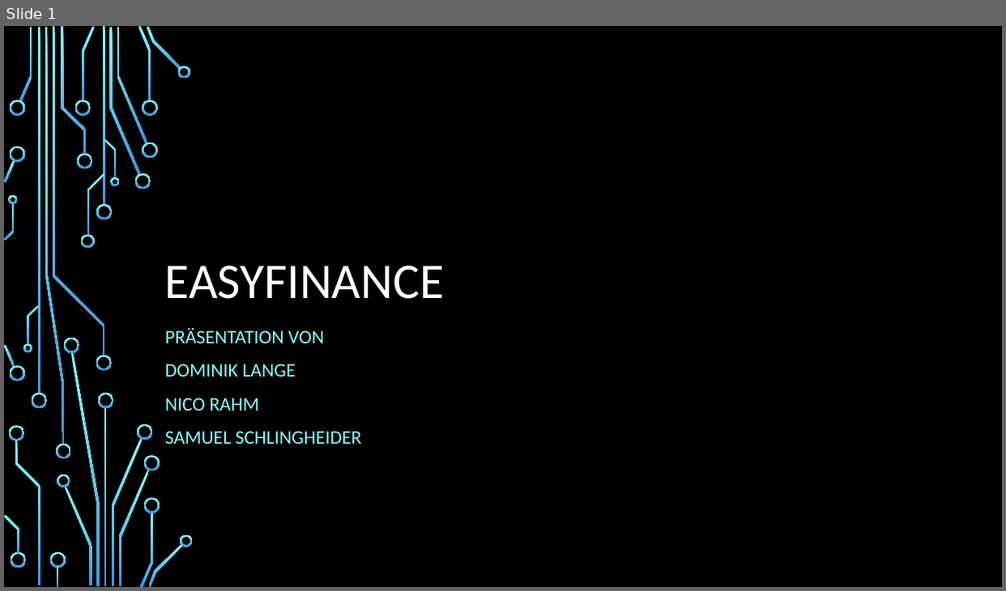
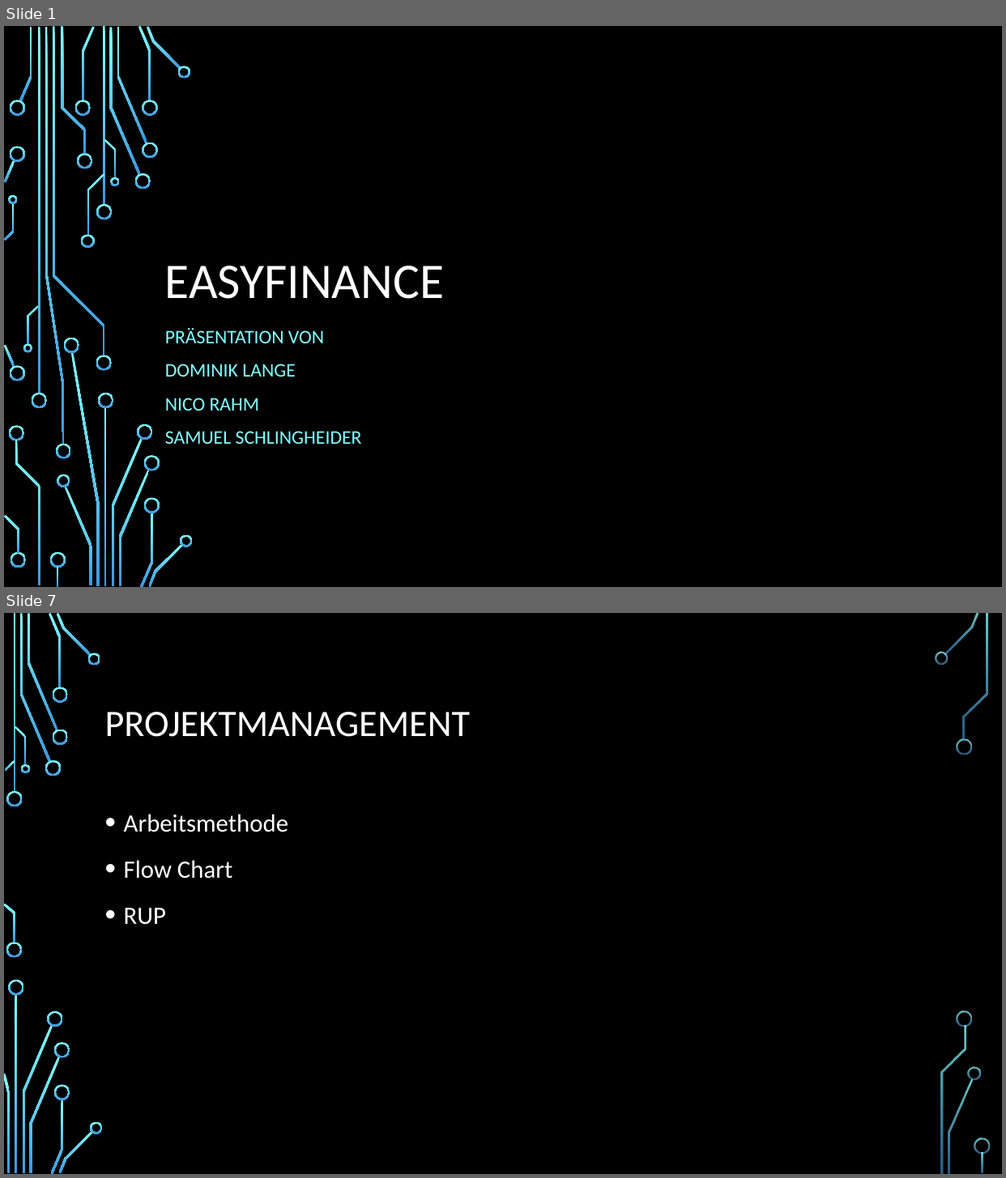
Before and after one commit to leumas244/easyFinance-SoftwareEngeneering, a slide deck: Midterm/easyFinance.pptx. Shown one above the other, each under a label of ours: slide 1 before the commit, slides 1 and 7 after it; the slides between them are not shown. The pictures are 1006x591 and 1006x1178 pixels, drawn with LibreOffice and Linux fonts; fonts in the diff are those of the drawing; background and template pictures are left out. Boxes give left, top, right and bottom in pixels: in the first picture for what was removed or moved away, otherwise in the second. Text is boxed around its words. In the diff, an @@ line names an element or a change of style, - is before the commit and + after.

```diff
--- a/Midterm/easyFinance.pptx
+++ b/Midterm/easyFinance.pptx
@@ slide 7 added at (4,613,1002,1174), background picture (left out) @@
@@ title added at (105,712,470,737), 36 pt, text #FFFFFF @@
+PROJEKTMANAGEMENT
@@ text added at (124,814,288,925), 24 pt, text #FFFFFF @@
+• Arbeitsmethode
+• Flow Chart
+• RUP
@@ group added at (4,613,990,1174): 33 freeform shapes, 3 rectangles @@
```
Also in this commit, not shown: 3 slides changed, 12 other slides added, 3 slides removed.
